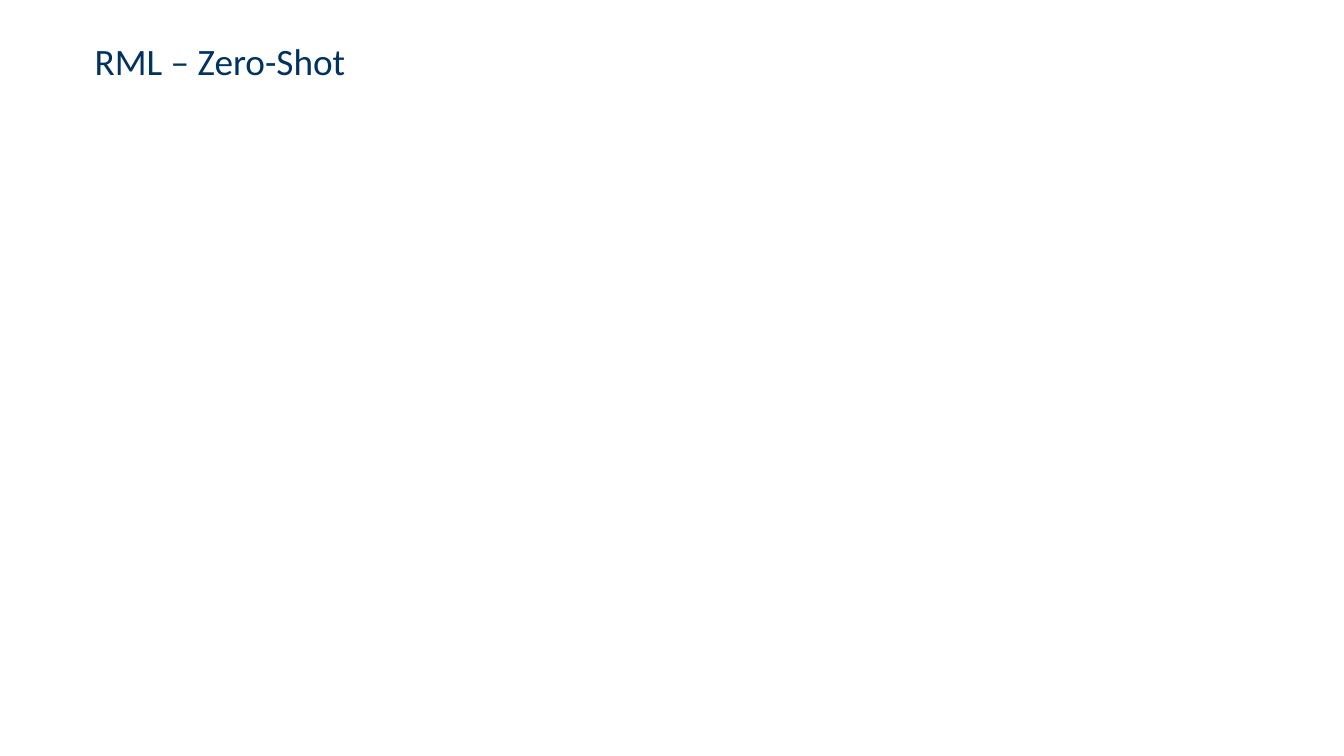
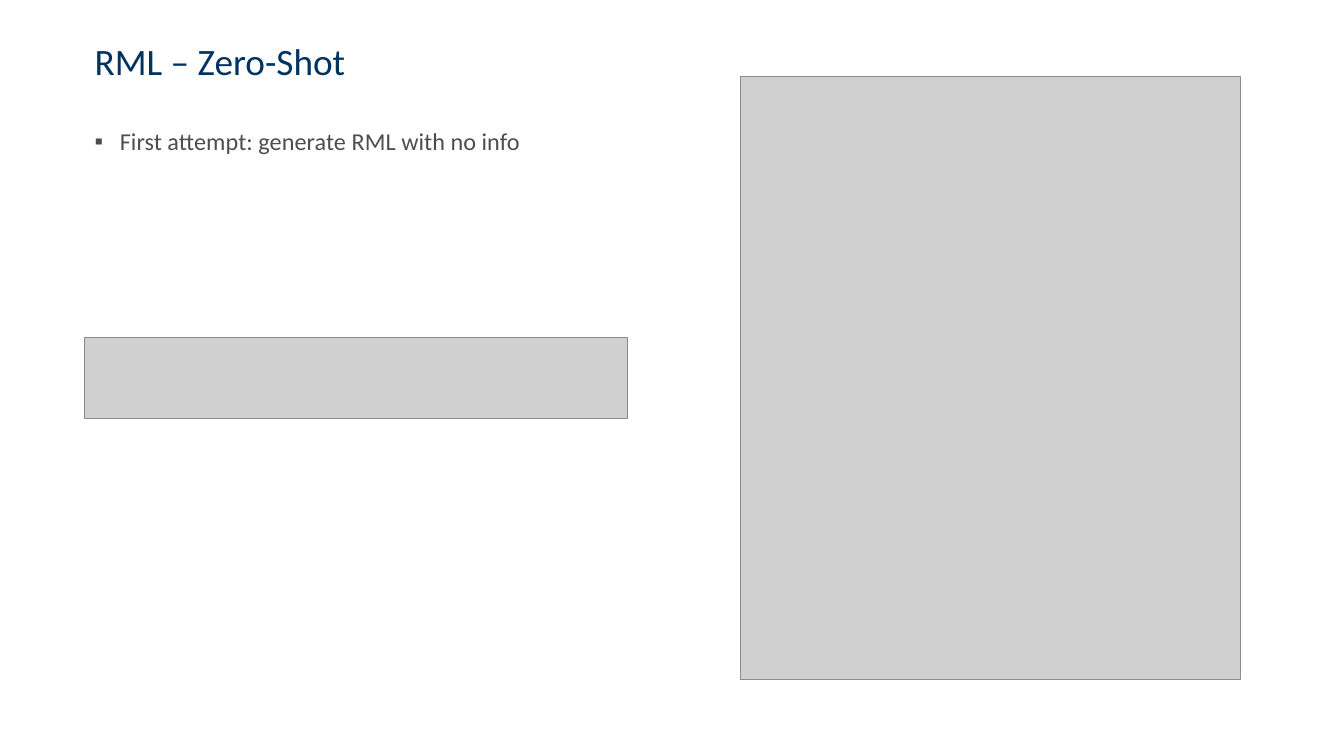
Before and after one commit to csaw5866/smartData, a slide deck: slide 14 of Presentation/final.pptx. Drawn at 1344x756 pixels with LibreOffice and Linux fonts; fonts in the diff are those of the drawing; grey boxes stand for pictures; background and template pictures are left out. Boxes give left, top, right and bottom in pixels: in the first picture for what was removed or moved away, otherwise in the second. Text is boxed around its words. In the diff, an @@ line names an element or a change of style, - is before the commit and + after.

Commit message:
add zero-shot and one-shot RML

```diff
--- a/Presentation/final.pptx
+++ b/Presentation/final.pptx
@@ picture added at (740,77,1240,680) @@
@@ text added at (120,133,520,154), 17.3 pt, text #4C4D4C @@
+▪ First attempt: generate RML with no info
@@ picture added at (85,338,628,418) @@
```
Also in this commit, not shown: 1 other slide changed, 4 slides added.
